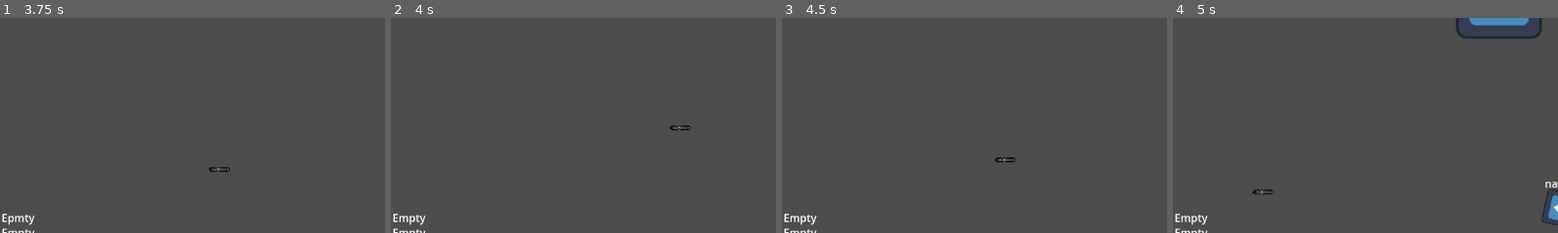
Above: before the commit, frames 1-4 (left to right).
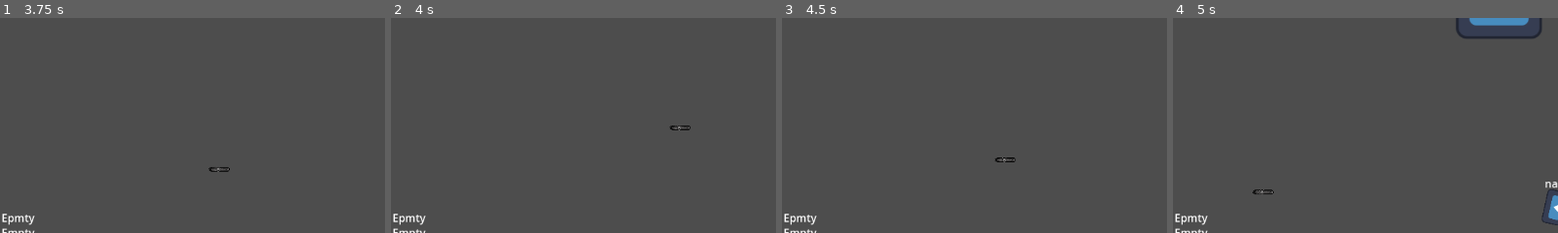
Above: after the commit, the same moments.

Repository: filipjaruska/mtds
Game: Godot game, scene res://nodes/menu/main.tscn
Two runs of this game, one before a commit and one after it. Both use one fixed random seed, a clock stepped at 60 frames per second and the inputs below. The engine's default icon, where the game draws it, is replaced by a stand-in: a white triangle on a blue panel in a dark square.
Inputs (mouse positions are % of the whole screen's width and height, from its top left):
- Up to frame 1 (3.75 s): click "Start" at 0.5 s; click "Host" at 1.25 s; click "Start" at 2 s; tap Enter at 2.75 s; move the mouse to (72, 45) at 2.77 s; hold Right (ui_right) 2.78-3.53 s; tap E (interact) at 2.85 s; tap Q (switch_weapon) at 3.05, 3.6 s; move the mouse to (30, 55) at 3.52 s; hold Down (ui_down) from 3.53 s (still down)
- Up to frame 2 (4 s): keep holding Down (ui_down); tap 1 (switch_weapon_1) at 3.8 s
- Up to frame 3 (4.5 s): move the mouse to (60, 28) at 4.27 s; release Down (ui_down) at 4.28 s; hold Right (ui_right) from 4.28 s (still down); tap 1 (switch_weapon_1) at 4.35 s
- Up to frame 4 (5 s): keep holding Right (ui_right); tap 2 (switch_weapon_2) at 4.55 s
The pictures show only the part of the screen within x 3-53%, y 38-87%; the shares and areas given below are measured in that part.

Frame 1 is identical in both runs. In frame 2, less than 0.1% of the frame differs, in the area x 2-7%, y 91-97%; in frame 3, less than 0.1%; in frame 4, less than 0.1%.

Commit message:
Implement inventory and weapon equipped synchronization

Diff:
--- a/scripts/player.gd
+++ b/scripts/player.gd
@@ -30,11 +30,13 @@
 	current_speed = normal_speed
 
 	var authority_id: int = str(name).to_int()
+	weapon_manager.multiplayer_sync.set_multiplayer_authority(authority_id)
 	$MultiplayerSynchronizer.set_multiplayer_authority(authority_id)
 	var is_authority = $MultiplayerSynchronizer.get_multiplayer_authority() == multiplayer.get_unique_id()
 	$Camera2D.enabled = is_authority
 	$Camera2D/UI/Ammo.visible = is_authority
 	$Camera2D/UI/Health.visible = is_authority
+	$Camera2D/UI/WeaponSlots.visible = is_authority
 	dash_cooldown_indicator.visible = is_authority
 
 func _process(delta):
--- a/scripts/weapons/weapon_manager.gd
+++ b/scripts/weapons/weapon_manager.gd
@@ -12,11 +12,16 @@
 var weapons: Array = []
 var current_weapon_index: int = 0
 var can_switch: bool = true
+var is_authority: bool = false
+var weapon_paths: Array = []
 
 func _ready() -> void:
 	if weapons.size() > 0:
 		equip_weapon(0)
 	update_weapon_slots()
+	is_authority = (multiplayer_sync.get_multiplayer_authority() == multiplayer.get_unique_id())
+	if not is_authority:
+		rpc_id(multiplayer_sync.get_multiplayer_authority(), "request_inventory_sync")
 
 func add_weapon(weapon: RangedWeapon, equip_immediately: bool = false) -> void:
 	if weapons.size() >= MAX_WEAPONS:
@@ -29,6 +34,12 @@
 	if weapons.size() == 1 or equip_immediately:
 		equip_weapon(weapons.size() - 1)
 	update_weapon_slots()
+	if is_authority:
+		weapon_paths.append(weapon.resource_path)
+		rpc("sync_inventory_state", weapon_paths, current_weapon_index)
+	else:
+		weapon_paths.append(weapon.resource_path)
+		rpc("sync_inventory_state", weapon_paths, current_weapon_index)
 
 func drop_weapon(index: int) -> void:
 	if index >= 0 and index < weapons.size():
@@ -46,6 +57,9 @@
 		weapons.remove_at(index)
 		weapon.queue_free()
 	update_weapon_slots()
+	if is_authority and index >= 0 and index < weapon_paths.size():
+		weapon_paths.remove_at(index)
+		rpc("sync_inventory_state", weapon_paths, current_weapon_index)
 
 func switch_weapon() -> void:
 	if not can_switch or weapons.size() < 2:
@@ -59,6 +73,7 @@
 	current_weapon().show()
 	update_hud()
 	update_weapon_slots()
+	rpc("sync_inventory_state", weapon_paths, current_weapon_index)
 
 func equip_weapon(index: int) -> void:
 	if index < 0 or index > weapons.size():
@@ -110,12 +125,14 @@
 			if Input.is_action_just_pressed("switch_weapon"):
 				switch_weapon()
 
-	if Input.is_action_just_pressed("switch_weapon_1"):
-		equip_weapon(0)
-	if Input.is_action_just_pressed("switch_weapon_2"):
-		equip_weapon(1)
-	if Input.is_action_just_pressed("ui_drop_weapon"): # the x button
-		delete_current_weapon()
+			if Input.is_action_just_pressed("switch_weapon_1"):
+				equip_weapon(0)
+				rpc("sync_inventory_state", weapon_paths, 0)
+			if Input.is_action_just_pressed("switch_weapon_2"):
+				equip_weapon(1)
+				rpc("sync_inventory_state", weapon_paths, 1)
+			if Input.is_action_just_pressed("ui_drop_weapon"):
+				delete_current_weapon()
 
 func _on_switch_cooldown_timer_timeout() -> void:
 	can_switch = true
@@ -127,3 +144,24 @@
 
 func on_weapon_picked_up(weapon_scene: PackedScene) -> void:
 	add_weapon(weapon_scene.instantiate(), true)
+
+@rpc
+func request_inventory_sync():
+	if is_authority:
+		rpc_id(multiplayer.get_remote_sender_id(), "sync_inventory_state", weapon_paths, current_weapon_index)
+
+@rpc("any_peer", "reliable")
+func sync_inventory_state(paths: Array, new_index: int):
+	weapon_paths = paths
+	current_weapon_index = new_index
+	for w in weapons:
+		w.queue_free()
+	weapons.clear()
+	for path in weapon_paths:
+		var scene := load(path) as PackedScene
+		if scene:
+			var new_weapon := scene.instantiate()
+			new_weapon.hide()
+			weapons.append(new_weapon)
+			add_child(new_weapon)
+	equip_weapon(current_weapon_index)
